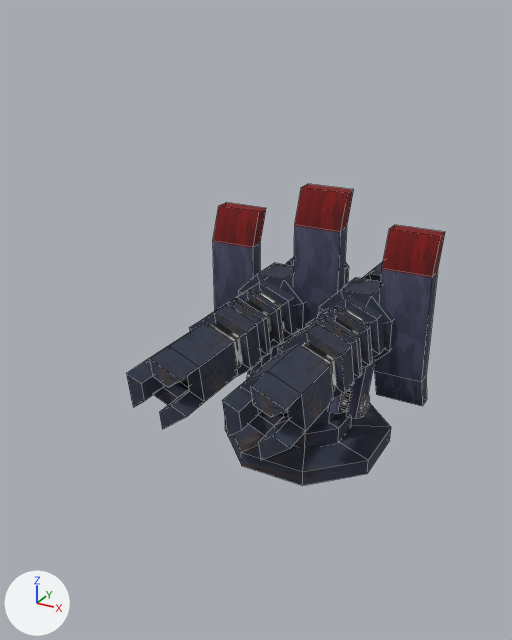
The FBX model Nebulon12_GAMMA/Nebulon12_GAMMA/Content/Models/Ships/Turret1.fbx: old version first, new version second.
Both versions are drawn from a camera (50 mm lens) standing at (0.0205, -0.0436, 0.0207) and looking at (-0.0019, -0.0028, 0.0003). The axes (+X, +Y, +Z) are drawn at lower left. The lights are the same throughout. Mesh edges are drawn as thin lines. Where no turn or scale is listed for an object, it has been applied to the vertices.

The older version as bpy lines, for what is in view:
```python
me_polysurface51_ncl1_1 = bpy.data.meshes.new('polySurface51_ncl1_1')
me_polysurface51_ncl1_1.from_pydata(...)  # a 20-sided cylinder along x spanning x -0.00515..0.00501, y -0.00257..-0.00097, z 0.00523..0.00683; an 8-sided cylinder along z spanning x -0.00233..0.00233, y -0.00389..0.00077, z 0.00389..0.00719; an 8-sided cylinder along z spanning x -0.00335..0.00335, y -0.00491..0.00178, z 0.00269..0.00407; an 8-sided cylinder along z spanning x -0.00631..0.00631, y -0.00787..0.00475, z 0.00159..0.00283
me_polysurface51_ncl1_1.materials.append(mat_material__27)  # picture img_turret_png
me_polysurface52_ncl1_1 = bpy.data.meshes.new('polySurface52_ncl1_1')
me_polysurface52_ncl1_1.from_pydata(...)  # 464 vertices, 474 faces; spans x -0.009..0.009, y -0.0127..0.0127, z -0.0086..0.0086
me_polysurface52_ncl1_1.materials.append(mat_material__25)  # picture img_turret_png
ob_polysurface51 = bpy.data.objects.new('polySurface51', me_polysurface51_ncl1_1)
ob_polysurface51.location = (0.0, 0.00408, -0.01339)
ob_polysurface52 = bpy.data.objects.new('polySurface52', me_polysurface52_ncl1_1)
ob_polysurface52.location = (0.0, 0.0, 0.0)
```
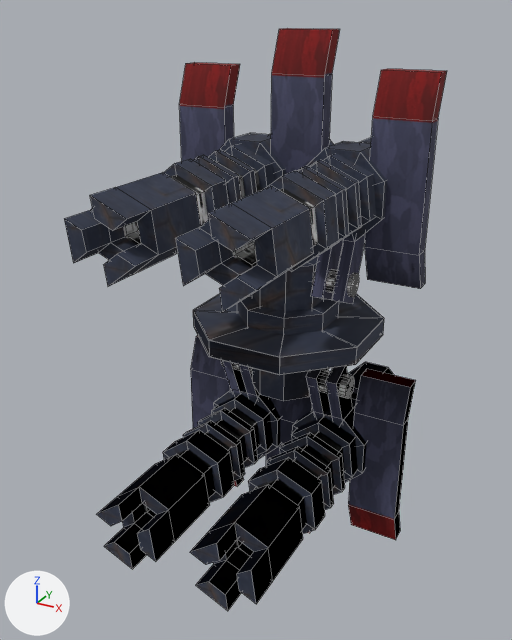
Edits to the bpy script that builds the scene:
```text
Add mat_material__28:
    mat_material__28 = principled_material('Material #28')
    mat_material__28.texture = img_turret_png
    mat_material__28.roughness = 0.859
Add mat_material__26:
    mat_material__26 = principled_material('Material #26')
    mat_material__26.texture = img_turret_png
    mat_material__26.roughness = 0.859
Change me_polysurface51_ncl1_1:
    used by ob_polysurface51; location = (0.0, 0.00408, -0.01339)
    remove me_polysurface51_ncl1_1.from_pydata(...)  # 96 vertices, 132 faces; spans x -0.00631..0.00631, y -0.00787..0.00475, z 0.00159..0.00719
    add me_polysurface51_ncl1_1.from_pydata(...)  # 1120 vertices, 1212 faces; spans x -0.00898..0.00895, y -0.01663..0.00881, z -0.0173..0.02163
    me_polysurface51_ncl1_1 part 1: a new loose piece, an 8-sided cylinder along y spanning x 0.00066..0.00644, y -0.00152..0.00157, z 0.00892..0.0147, in mat_material__25 (picture img_turret_png)
    me_polysurface51_ncl1_1 part 2: a new loose piece, an 8-sided cylinder along y spanning x -0.0064..-0.00062, y -0.00152..0.00157, z 0.00892..0.0147, in mat_material__25 (picture img_turret_png)
    me_polysurface51_ncl1_1 part 3: a new loose piece, a 20-sided cylinder along x spanning x -0.00504..0.00511, y -0.00257..-0.00097, z -0.0025..-0.0009, in mat_material__28 (picture img_turret_png)
    me_polysurface51_ncl1_1 part 4: a new loose piece, an 8-sided cylinder along z spanning x -0.00236..0.0023, y -0.00389..0.00077, z -0.00286..0.00044, in mat_material__28 (picture img_turret_png)
    me_polysurface51_ncl1_1 part 5: a new loose piece, an 8-sided cylinder along z spanning x -0.00634..0.00628, y -0.00787..0.00475, z 0.0015..0.00274, in mat_material__28 (picture img_turret_png)
    me_polysurface51_ncl1_1 part 6: a new loose piece, an 8-sided cylinder along y spanning x -0.00648..-0.0007, y -0.00152..0.00157, z -0.01037..-0.00459, in mat_material__27 (picture img_turret_png)
    me_polysurface51_ncl1_1 part 7: a new loose piece, an 8-sided cylinder along y spanning x 0.00059..0.00637, y -0.00152..0.00157, z -0.01037..-0.00459, in mat_material__27 (picture img_turret_png)
    me_polysurface51_ncl1_1 part 8: a new loose piece, an 8-sided cylinder along y spanning x 0.00103..0.00593, y 0.00404..0.00881, z -0.00993..-0.00503, in mat_material__27 (picture img_turret_png)
    me_polysurface51_ncl1_1 part 9: 392 vertices added at x -0.00898..0.00893, y -0.01663..0.00829, z 0.00451..0.02163
    me_polysurface51_ncl1_1 part 10: 392 vertices added at x -0.00897..0.00895, y -0.01663..0.00829, z -0.0173..-0.00018
    add me_polysurface51_ncl1_1.materials.append(mat_material__26)  # picture img_turret_png
    add me_polysurface51_ncl1_1.materials.append(mat_material__25)  # picture img_turret_png
    add me_polysurface51_ncl1_1.materials.append(mat_material__28)  # picture img_turret_png
Remove ob_polysurface52:
    ob_polysurface52 = bpy.data.objects.new('polySurface52', me_polysurface52_ncl1_1)
    ob_polysurface52.location = (0.0, 0.0, 0.0)
Change ob_polysurface51:
    ob_polysurface51.location: (0.0, 0.00408, -0.01339) -> (0.00002, 0.0, -0.00212)
```

Pixel boxes [x1, y1, x2, y2] of what changed, in the pictures (512 x 640 px):
'polySurface51', reshaped, moved (130% wider, 395% taller): before [225, 369, 391, 486]; after [64, 28, 447, 611]
'polySurface52', deleted: before [126, 184, 445, 460]
part 1 of me_polysurface51_ncl1_1, added: after [307, 141, 387, 240]
part 2 of me_polysurface51_ncl1_1, added: after [220, 133, 286, 181]
part 3 of me_polysurface51_ncl1_1, added: after [221, 361, 354, 399]
part 4 of me_polysurface51_ncl1_1, added (black): after [252, 368, 310, 401]
part 5 of me_polysurface51_ncl1_1, added (black): after [193, 311, 380, 375]
part 6 of me_polysurface51_ncl1_1, added (black): after [214, 388, 281, 459]
part 7 of me_polysurface51_ncl1_1, added (black): after [292, 399, 367, 482]
part 8 of me_polysurface51_ncl1_1, added (black): after [348, 362, 394, 394]
part 9 of me_polysurface51_ncl1_1, added: after [64, 28, 447, 312]
part 10 of me_polysurface51_ncl1_1, added: after [96, 335, 416, 611]
